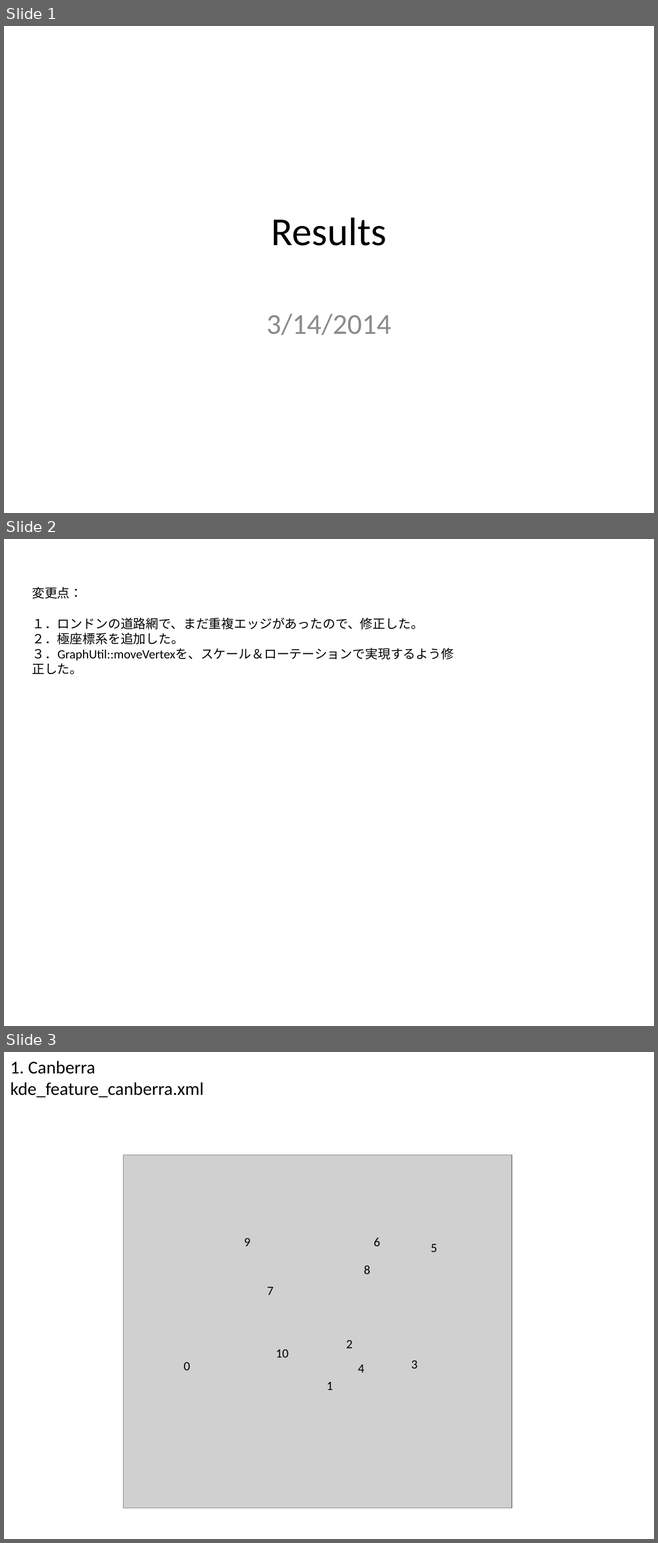
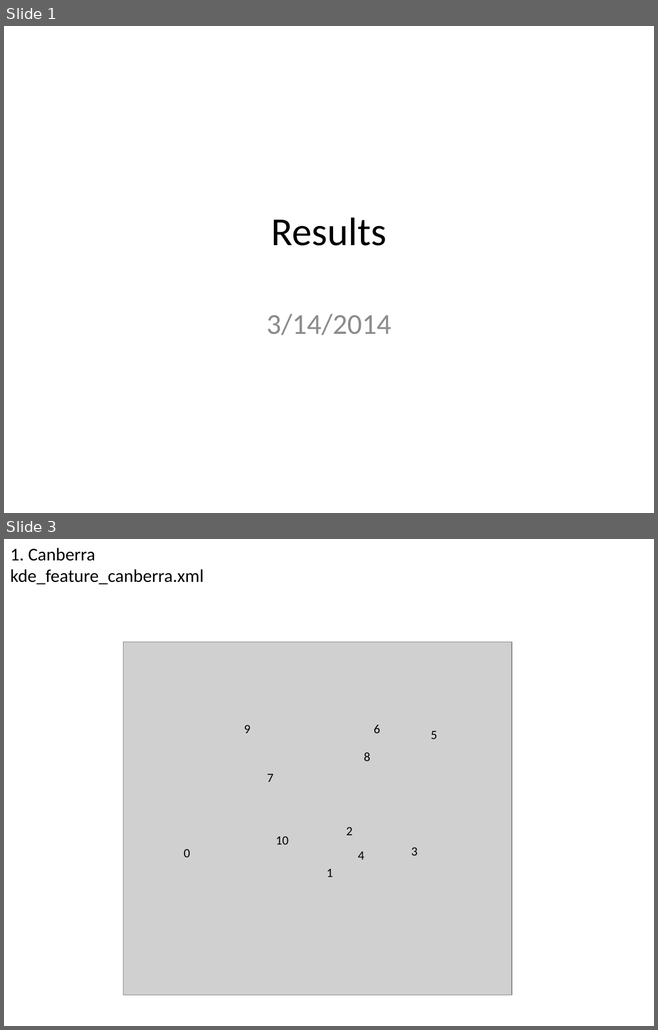
Before and after one commit to gnishida/RoadDesigner, a slide deck: doc/results_20140314/results_20140314.pptx. Shown one above the other, each under a label of ours: slides 1, 2 and 3 before the commit, slides 1 and 3 after it; the slides between them are not shown. The pictures are 658x1543 and 658x1030 pixels, drawn with LibreOffice and Linux fonts; fonts in the diff are those of the drawing; grey boxes stand for pictures. Boxes give left, top, right and bottom in pixels: in the first picture for what was removed or moved away, otherwise in the second. Text is boxed around its words. In the diff, an @@ line names an element or a change of style, - is before the commit and + after.

```diff
--- a/doc/results_20140314/results_20140314.pptx
+++ b/doc/results_20140314/results_20140314.pptx
@@ slide 2 removed at box(4, 539, 654, 1026), background #FFFFFF @@
@@ text removed at box(32, 587, 453, 675) @@
-変更点：
-１．ロンドンの道路網で、まだ重複エッジがあったので、修正した。
-２．極座標系を追加した。
-３．GraphUtil::moveVertexを、スケール＆ローテーションで実現するよう修正した。
```
Also in this commit, not shown: 3 slides changed, 1 slide added, 3 other slides removed, 6 other files.
